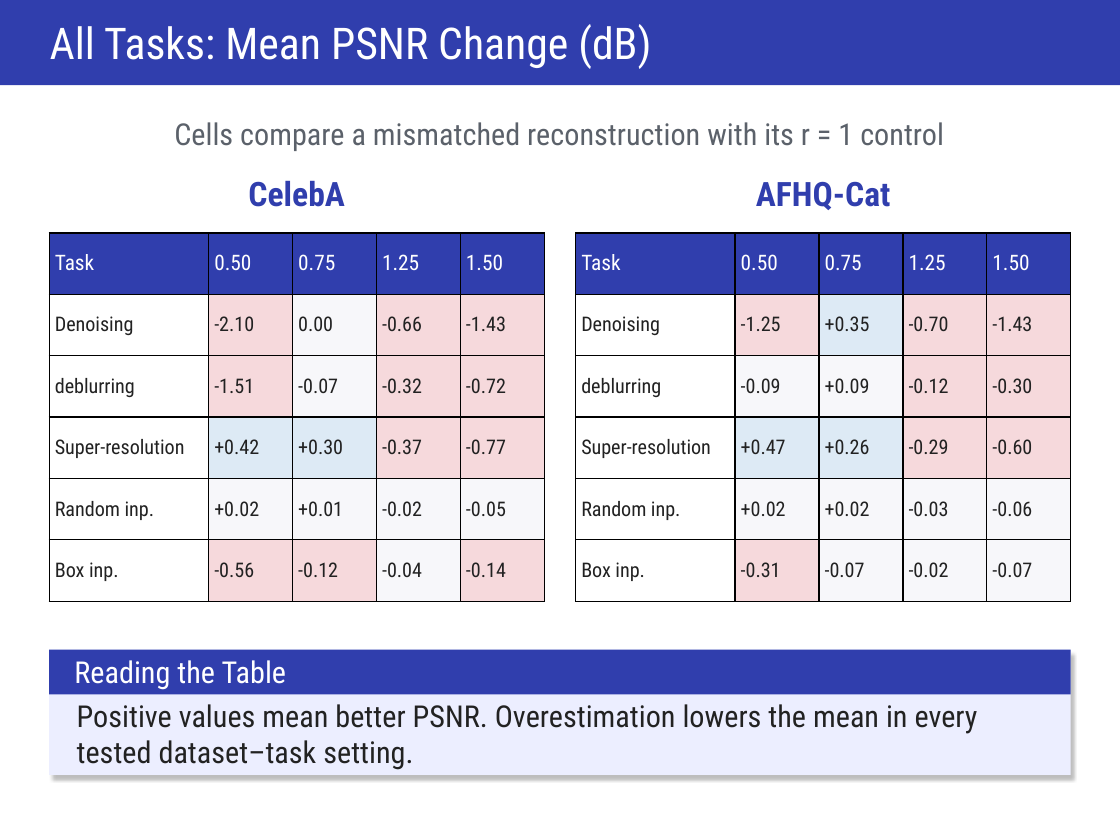
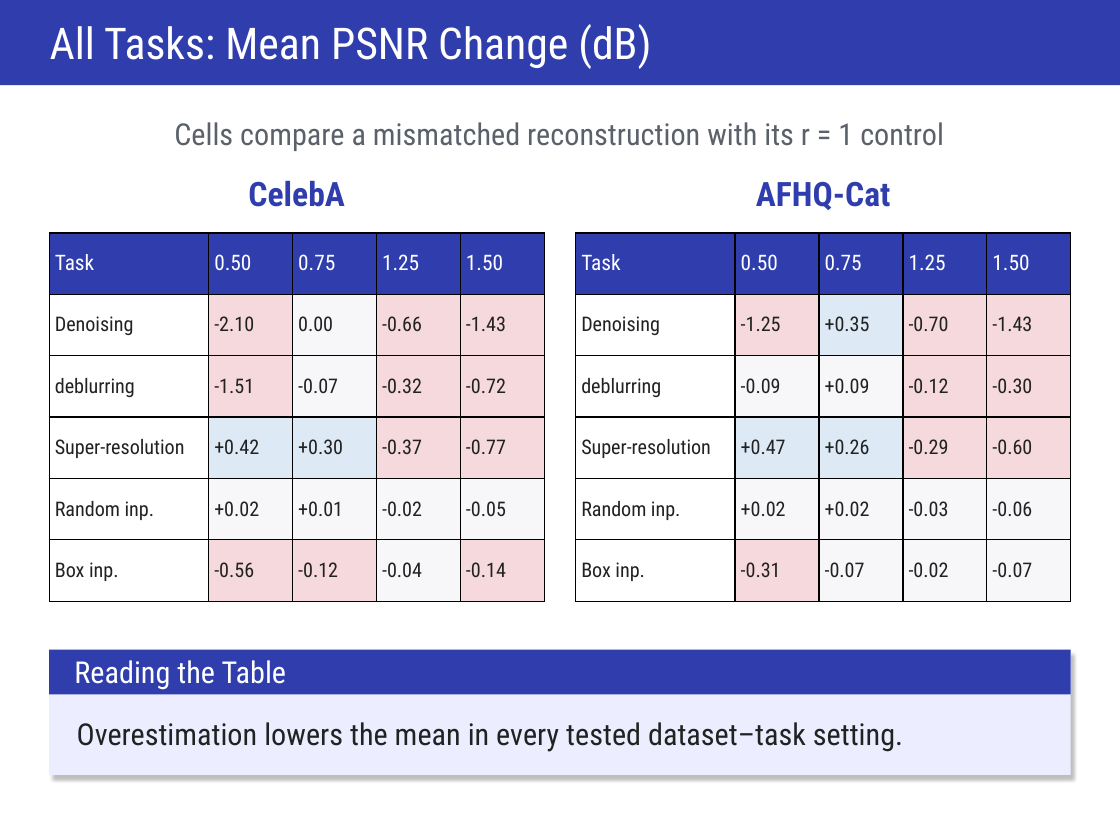
Before and after one commit to ItayShorian07/Diffusion--flower-project, a slide deck: slide 10 of artifacts/presentation/FLOWER- Presentation.pptx. Drawn at 1120x840 pixels with LibreOffice and Linux fonts; fonts in the diff are those of the drawing. Boxes give left, top, right and bottom in pixels: in the first picture for what was removed or moved away, otherwise in the second. Text is boxed around its words. In the diff, an @@ line names an element or a change of style, - is before the commit and + after.

```diff
--- a/artifacts/presentation/FLOWER- Presentation.pptx
+++ b/artifacts/presentation/FLOWER- Presentation.pptx
@@ text at (x1=77, y1=722, x2=903, y2=752): text changed @@
-Positive values mean better PSNR. Overestimation lowers the mean in every tested dataset–task setting.
+Overestimation lowers the mean in every tested dataset–task setting.
```
Also in this commit, not shown: 1 other slide changed, 22 other files.
